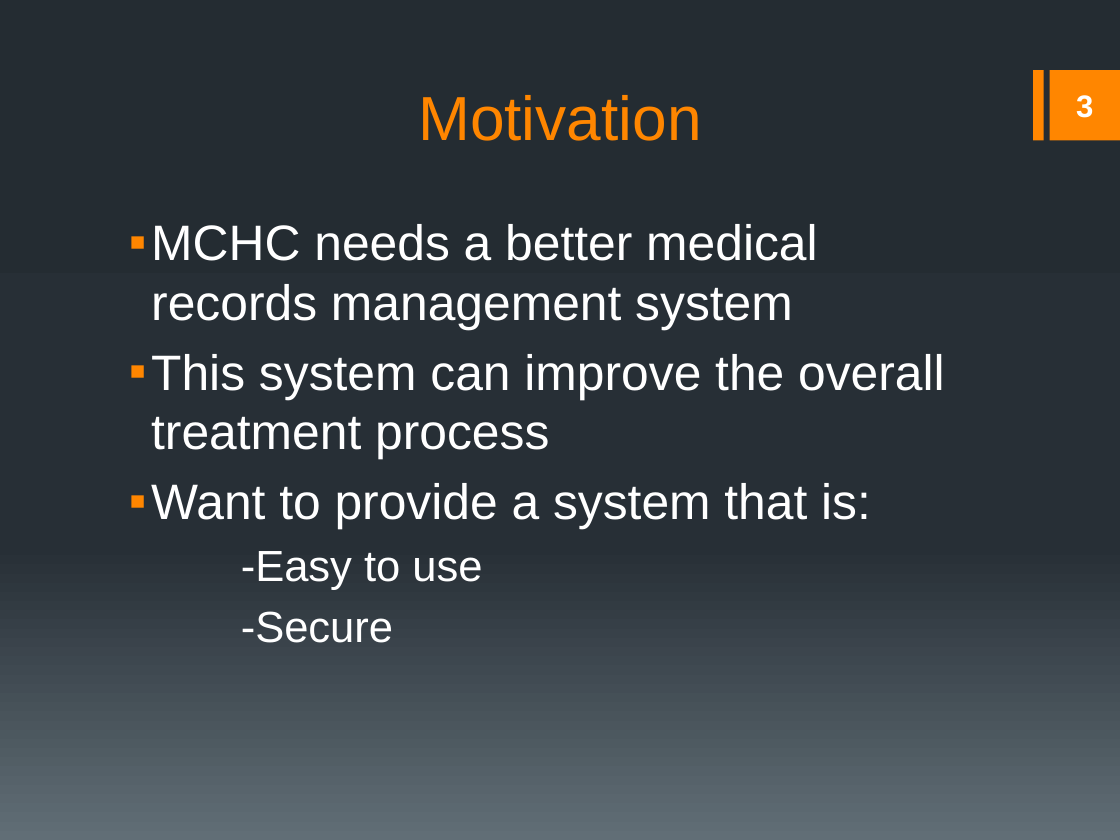
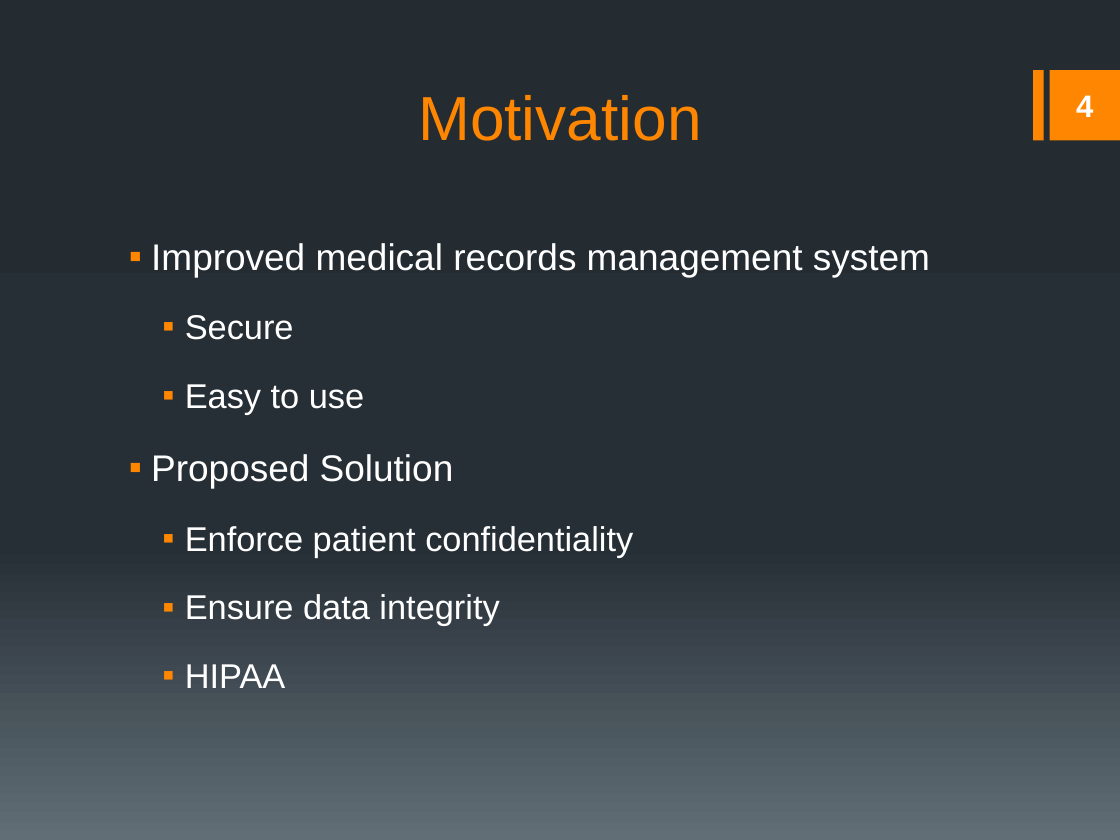
Before and after one commit to rmkane/semrs, a slide deck: slide 4 of Documentation/Final_Presentation.pptx (slide 3 before the commit). Drawn at 1120x840 pixels with LibreOffice and Linux fonts; fonts in the diff are those of the drawing. Boxes give left, top, right and bottom in pixels: in the first picture for what was removed or moved away, otherwise in the second. Text is boxed around its words. In the diff, an @@ line names an element or a change of style, - is before the commit and + after.

Commit message:
Fixed ppt

```diff
--- a/Documentation/Final_Presentation.pptx
+++ b/Documentation/Final_Presentation.pptx
@@ page number at <box>1076,95,1093,117</box>: text changed @@
-3
+4
@@ text at <box>151,243,930,688</box>: text changed; size 32 to 22.1 pt @@
-▪ MCHC needs a better medical records management system
-▪ This system can improve the overall treatment process
-▪ Want to provide a system that is:
--Easy to use
--Secure
+▪ Improved medical records management system
+  ▪ Secure
+  ▪ Easy to use
+▪ Proposed Solution
+  ▪ Enforce patient confidentiality
+  ▪ Ensure data integrity
+  ▪ HIPAA
```
Also in this commit, not shown: 7 other slides changed, 2 slides added, 1 other file.
